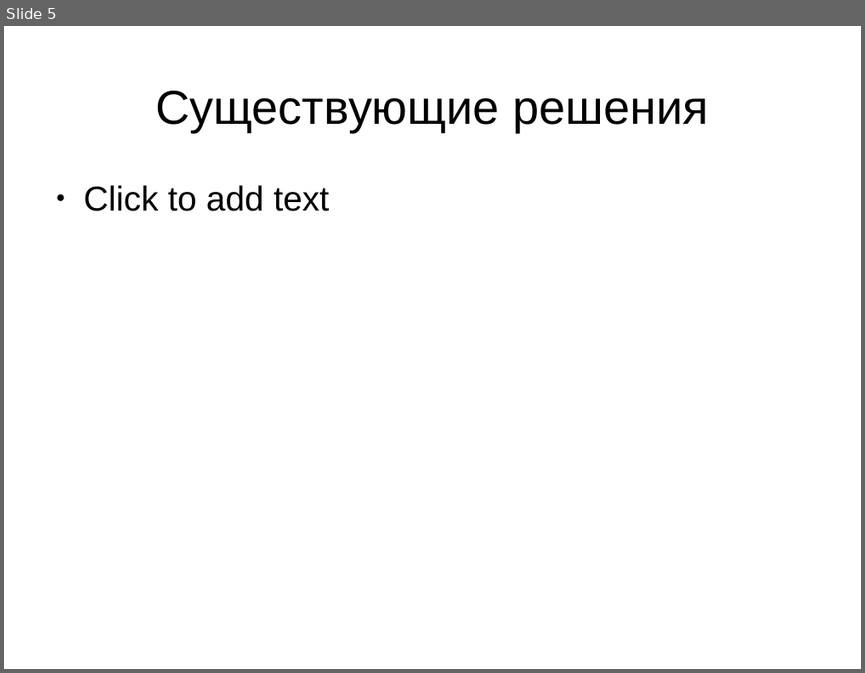
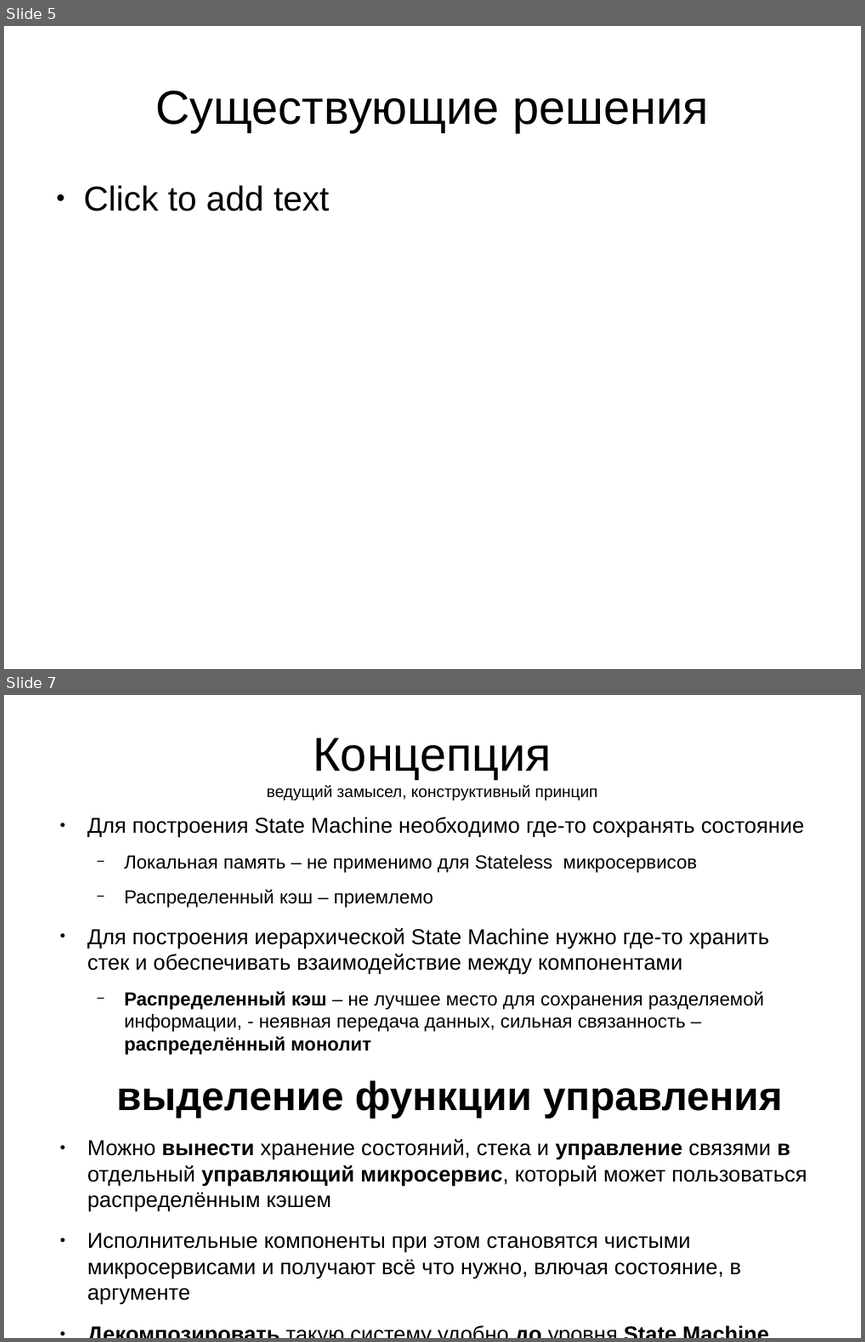
Before and after one commit to krieven/Stacker, a slide deck: conception/presentation1.odp. Shown one above the other, each under a label of ours: slide 5 before the commit, slides 5 and 7 after it; the slides between them are not shown. The pictures are 865x673 and 865x1342 pixels, drawn with LibreOffice and Linux fonts; fonts in the diff are those of the drawing. Boxes give left, top, right and bottom in pixels: in the first picture for what was removed or moved away, otherwise in the second. Text is boxed around its words. In the diff, an @@ line names an element or a change of style, - is before the commit and + after.

```diff
--- a/conception/presentation1.odp
+++ b/conception/presentation1.odp
@@ slide 7 added at (4, 695, 861, 1338), background #FFFFFF @@
@@ title added at (267, 737, 598, 800), 15 pt, text #000000 @@
+Концепция
+ведущий замысел, конструктивный принцип
@@ text added at (87, 817, 806, 1278), 20 pt, text #000000 @@
+● Для построения State Machine необходимо где-то сохранять состояние
+  − Локальная память – не применимо для Stateless микросервисов
+  − Распределенный кэш – приемлемо
+● Для построения иерархической State Machine нужно где-то хранить стек и обеспечивать взаимодействие между компонентами
+  − Распределенный кэш – не лучшее место для сохранения разделяемой информации, - неявная передача данных, сильная связанность – распределённый монолит
+выделение функции управления
+● Можно вынести хранение состояний, стека и управление связями в отдельный управляющий микросервис, который может пользоваться распределённым кэшем
+● Исполнительные компоненты при этом становятся чистыми микросервисами и получают всё что нужно, влючая состояние, в аргументе
+● Декомпозировать такую систему удобно до уровня State Machine
+(Flow компонента)
```
Also in this commit, not shown: 10 slides changed, 2 other slides added, 20 other files.
